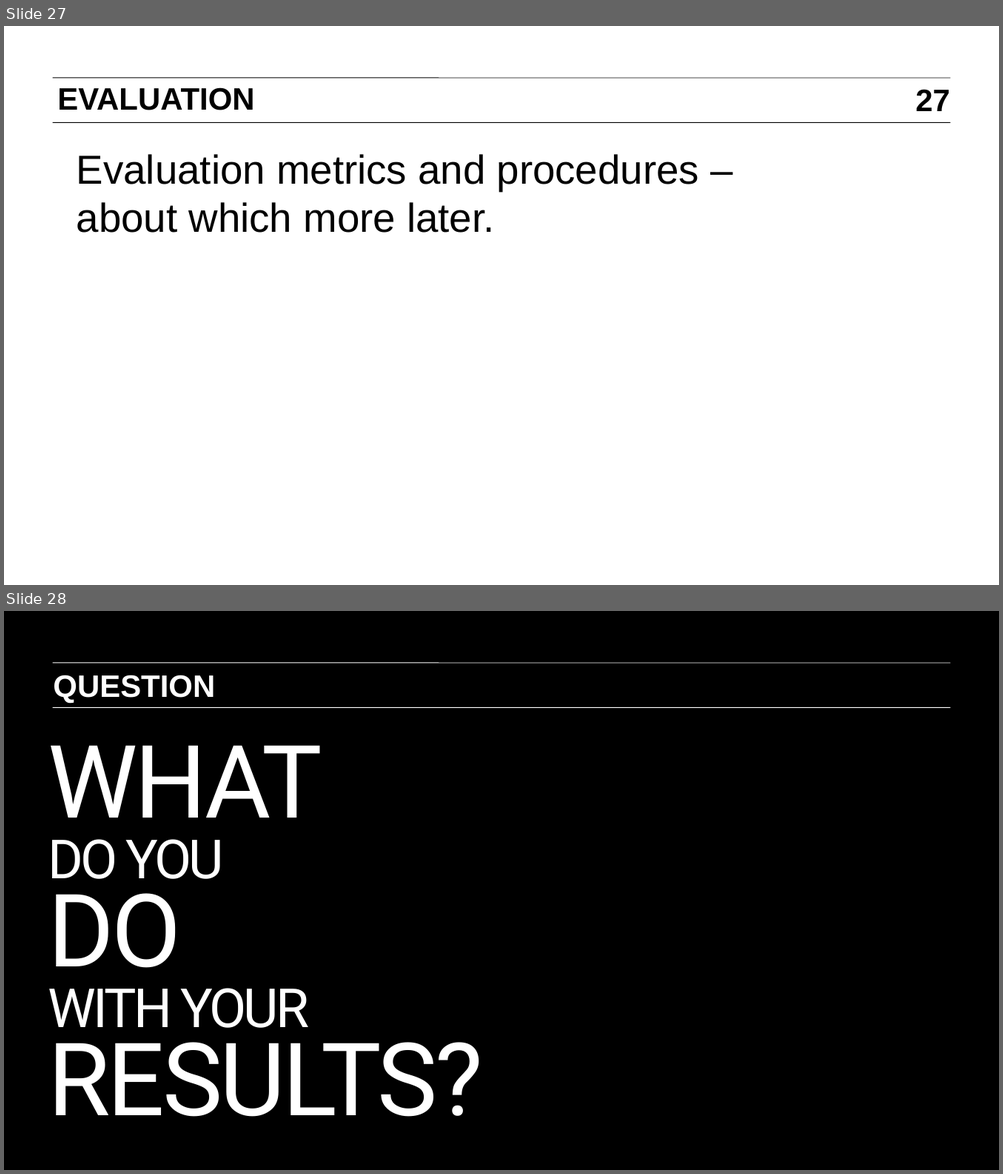
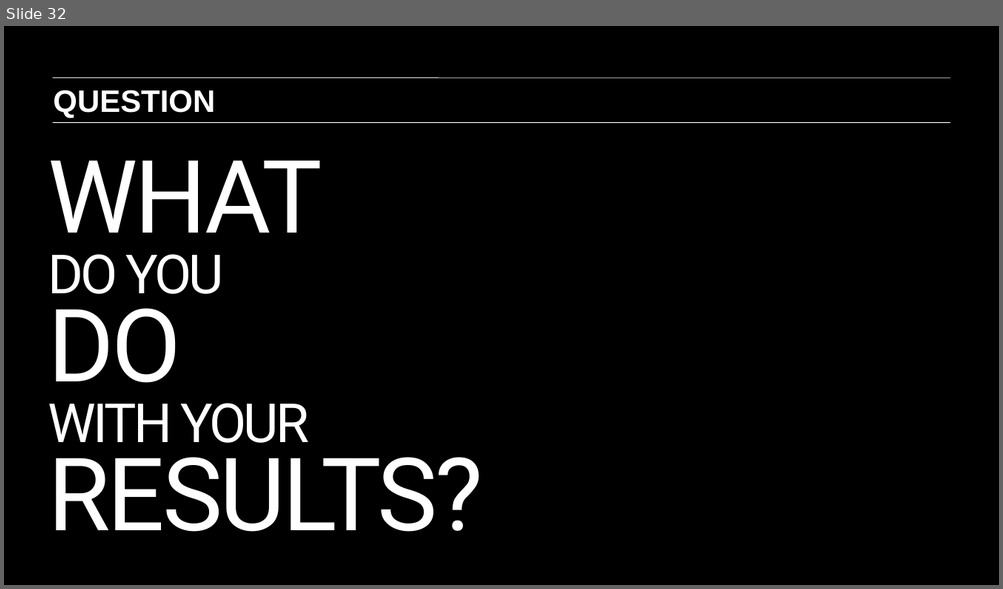
Before and after one commit to ajschumacher/gadsdc, a slide deck: 04-ML_KNN/slides.pptx. Shown one above the other, each under a label of ours: slides 27 and 28 before the commit, slide 32 after it. The pictures are 1003x1174 and 1003x589 pixels, drawn with LibreOffice and Linux fonts; fonts in the diff are those of the drawing. Boxes give left, top, right and bottom in pixels: in the first picture for what was removed or moved away, otherwise in the second. Text is boxed around its words. In the diff, an @@ line names an element or a change of style, - is before the commit and + after.

```diff
--- a/04-ML_KNN/slides.pptx
+++ b/04-ML_KNN/slides.pptx
@@ slide 27 removed at box(4, 26, 999, 585), background #FFFFFF @@
@@ line removed from (53, 78) to (950, 78) @@
@@ text removed at box(57, 87, 254, 110) @@
-EVALUATION
@@ page number removed at box(915, 89, 950, 111) @@
-27
@@ line removed from (53, 122) to (950, 122) @@
@@ text removed at box(77, 154, 699, 232) @@
-Evaluation metrics and procedures – about which more later.
@@ what was slide 28 is now slide 32 @@
```
Also in this commit, not shown: 3 slides changed, 5 slides added, 1 other file.
